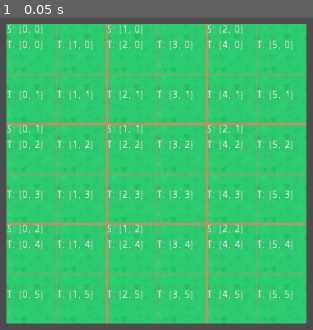
Above: before the commit, frame 1.
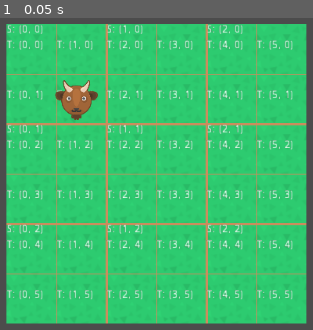
Above: after the commit, the same moment.

Repository: Drarch/EcologySim
Game: Godot game, scene res://scenes/levels/scene_herbivore.tscn
Two runs of this game, one before a commit and one after it. Both use one fixed random seed, a clock stepped at 60 frames per second and the inputs below.
Inputs:
- Up to frame 1 (0.05 s): no input

The runs differ from the first frame. In frame 1, 1.0% of the frame differs, in the area x 17-32%, y 19-33%.

Commit message:
FIX: Action activation

Diff:
--- a/source/scenes/agents/actions/scripts/action_base.gd
+++ b/source/scenes/agents/actions/scripts/action_base.gd
@@ -7,5 +7,5 @@
 	_animal = animal
 	pass
 
-func action():
+func action() -> void:
 	pass
--- /dev/null
+++ b/source/scenes/agents/actions/scripts/action_migrate_random.gd
@@ -0,0 +1,11 @@
+extends ActionBase
+
+
+func activate(animal: AnimalBase) -> void:
+	.activate(animal)
+
+	_animal._migration.set_function("action")
+
+
+func action() -> void:
+	print("migration")
--- a/source/scenes/agents/animal_base.tscn
+++ b/source/scenes/agents/animal_base.tscn
@@ -1,7 +1,8 @@
-[gd_scene load_steps=3 format=2]
+[gd_scene load_steps=4 format=2]
 
 [ext_resource path="res://assets/animals/goat.png" type="Texture" id=1]
 [ext_resource path="res://scenes/agents/scripts/animal_base.gd" type="Script" id=2]
+[ext_resource path="res://scenes/agents/actions/scripts/action_migrate_random.gd" type="Script" id=3]
 
 [node name="Animal" type="Node2D"]
 script = ExtResource( 2 )
@@ -11,3 +12,6 @@
 texture = ExtResource( 1 )
 
 [node name="Actions" type="Node" parent="."]
+
+[node name="Migration" type="Node" parent="Actions"]
+script = ExtResource( 3 )
--- a/source/scenes/levels/scene_herbivore.tscn
+++ b/source/scenes/levels/scene_herbivore.tscn
@@ -3,11 +3,13 @@
 [ext_resource path="res://scenes/objects/ground_tilemap.tscn" type="PackedScene" id=1]
 [ext_resource path="res://scenes/agents/animal_base.tscn" type="PackedScene" id=2]
 
-[node name="Node2D" type="Node2D"]
+[node name="GameMaster" type="Node"]
 
 [node name="TileMap" parent="." instance=ExtResource( 1 )]
 position = Vector2( 117.468, 91.2756 )
 sectorScale = Vector2( 2, 2 )
 
-[node name="Animal" parent="." instance=ExtResource( 2 )]
-visible = false
+[node name="Animals" type="Node" parent="."]
+
+[node name="Animal" parent="Animals" instance=ExtResource( 2 )]
+position = Vector2( 206.708, 188.775 )
